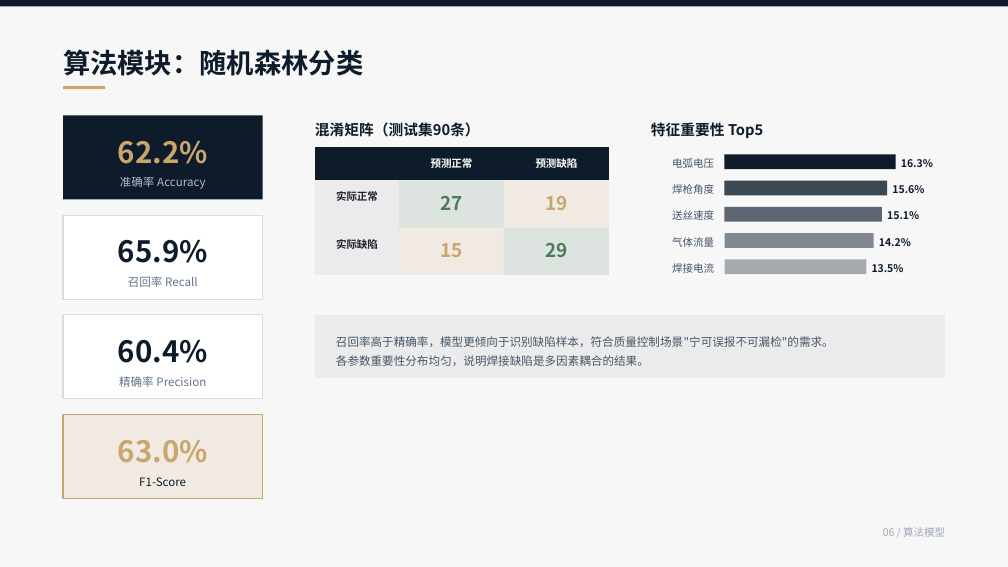
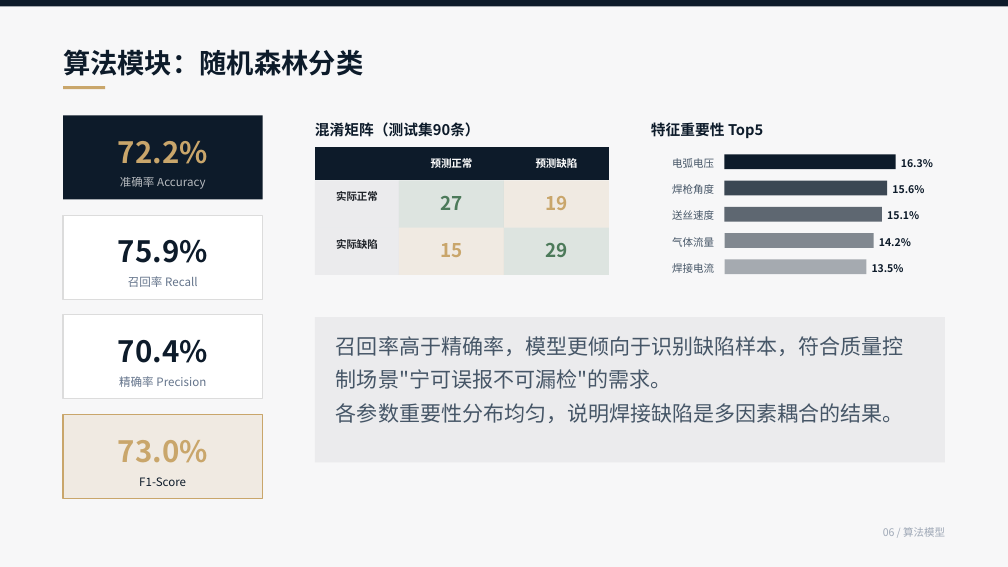
Before and after one commit to Li12389/li, a slide deck: slide 6 of 答辩PPT.pptx. Drawn at 1008x567 pixels with LibreOffice and Linux fonts; fonts in the diff are those of the drawing. Boxes give left, top, right and bottom in pixels: in the first picture for what was removed or moved away, otherwise in the second. Text is boxed around its words. In the diff, an @@ line names an element or a change of style, - is before the commit and + after.

```diff
--- a/答辩PPT.pptx
+++ b/答辩PPT.pptx
@@ text at [118,141,208,164]: text changed @@
-62.2%
+72.2%
@@ text at [118,239,208,263]: text changed @@
-65.9%
+75.9%
@@ rounded rectangle: place and size @@
-rounded rectangle at [315,315,945,378]
+rounded rectangle at [315,317,945,462]
@@ text at [118,339,208,363]: text changed @@
-60.4%
+70.4%
@@ text "召回率高于精确率，模型更倾向于识别缺陷样本，符合质量控制场景"宁可误报不可漏检"的需求。" at [336,336,904,423]: size 11 to 20 pt @@
@@ text at [118,440,208,463]: text changed @@
-63.0%
+73.0%
```
Also in this commit, not shown: 6 other slides changed.
